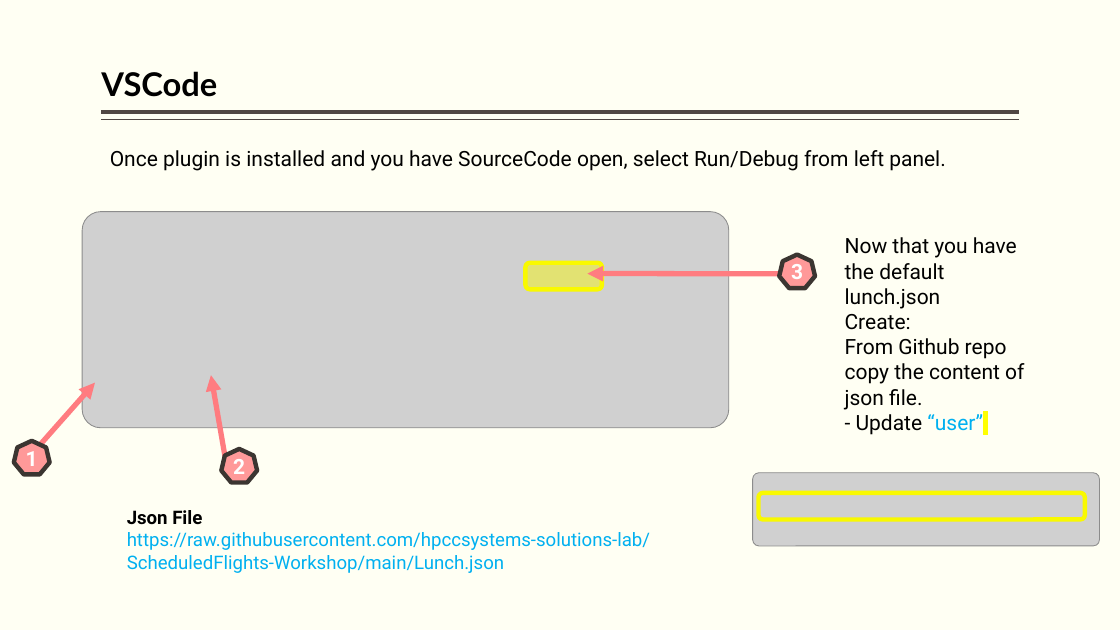
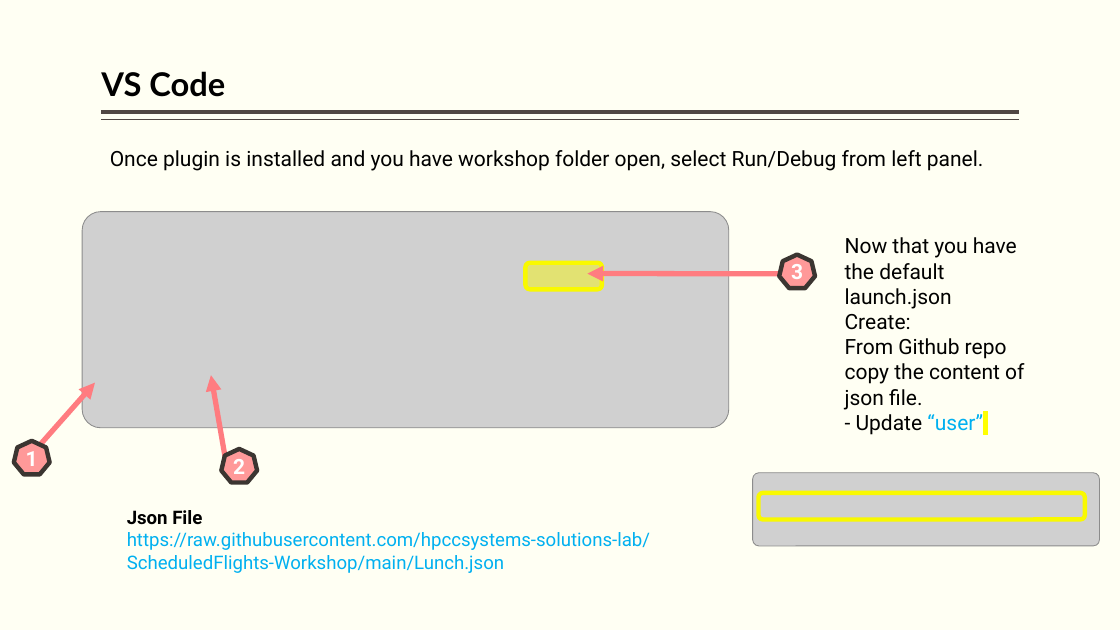
Before and after one commit to hpccsystems-solutions-lab/ScheduledFlights-Workshop, a slide deck: slide 30 of BigData-ECL.pptx. Drawn at 1120x630 pixels with LibreOffice and Linux fonts; fonts in the diff are those of the drawing; grey boxes stand for pictures. Boxes give left, top, right and bottom in pixels: in the first picture for what was removed or moved away, otherwise in the second. Text is boxed around its words. In the diff, an @@ line names an element or a change of style, - is before the commit and + after.

Commit message:
VS Code install changes; minor typos

```diff
--- a/BigData-ECL.pptx
+++ b/BigData-ECL.pptx
@@ title at <box>101,71,225,97</box>: spaces changed @@
-VSCode
+VS Code
@@ text at <box>110,150,984,171</box>: text changed @@
-Once plugin is installed and you have SourceCode open, select Run/Debug from left panel.
+Once plugin is installed and you have workshop folder open, select Run/Debug from left panel.
@@ text at <box>845,237,1017,309</box>: text changed @@
-Now that you have the default lunch.json
+Now that you have the default launch.json
```
Also in this commit, not shown: 8 other slides changed.
